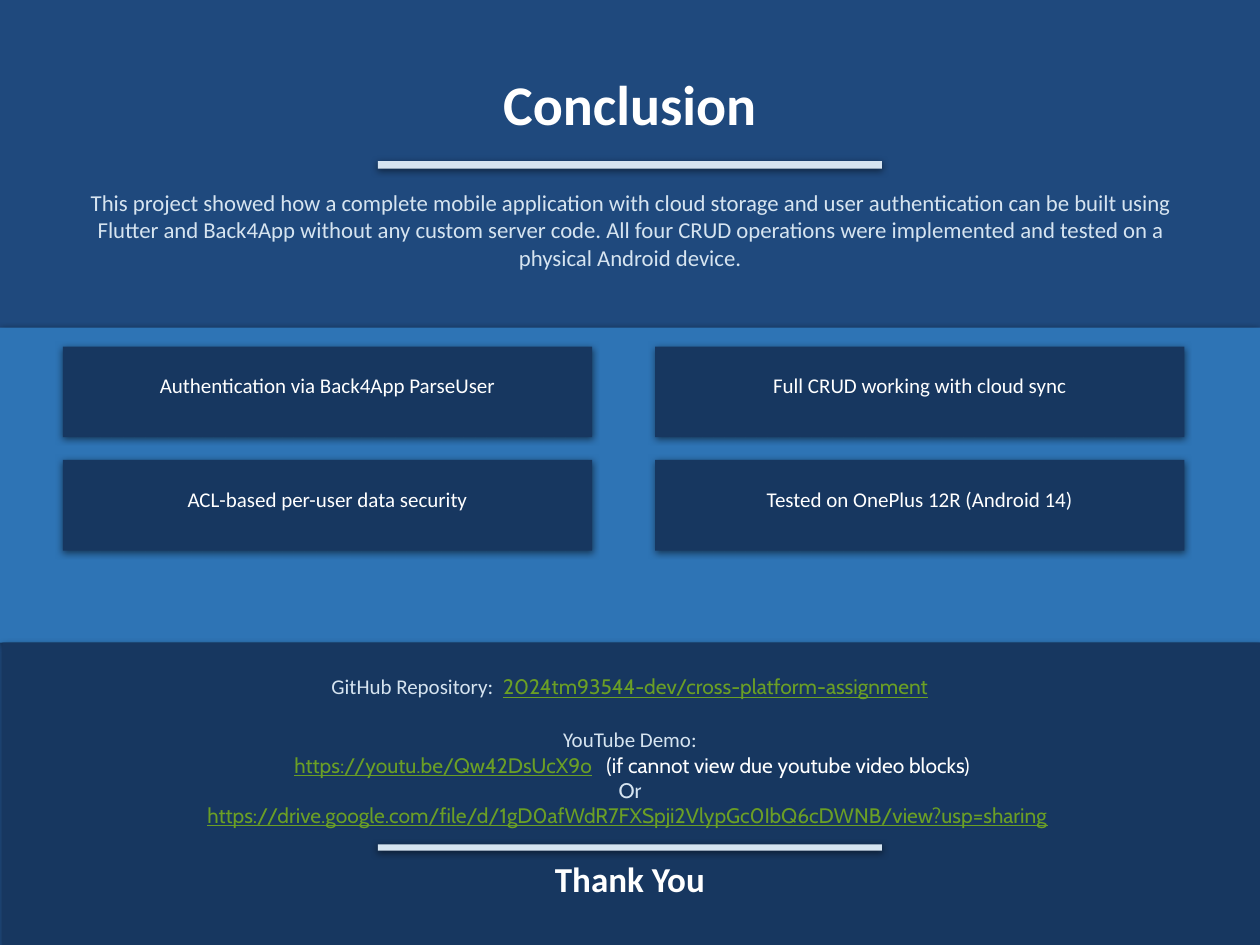
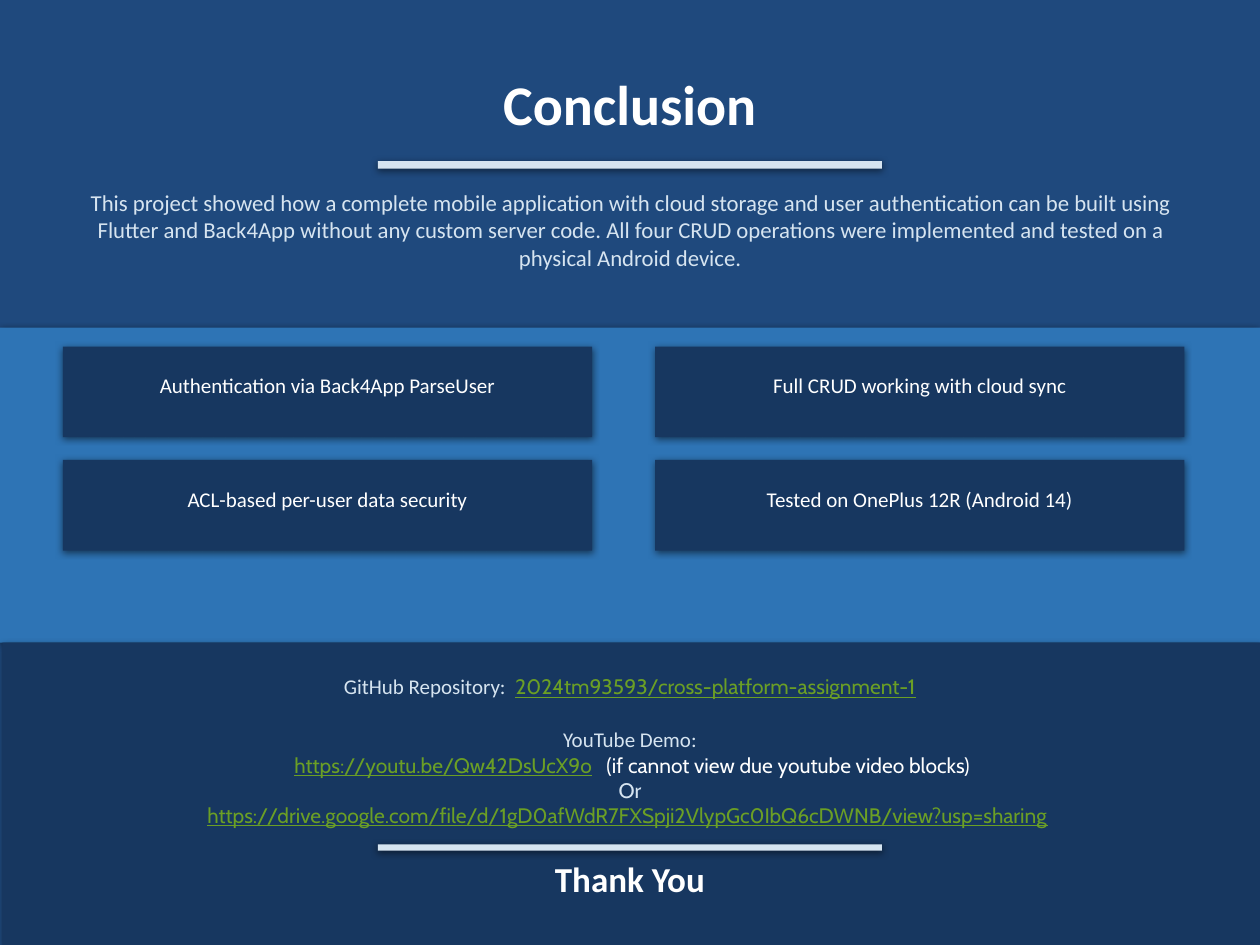
Before and after one commit to 2024tm93544-dev/cross-platform-assignment-1, a slide deck: slide 8 of Presentation and Vidoes/2024tm93544_CrossPlatformAssinment.pptx. Drawn at 1260x945 pixels with LibreOffice and Linux fonts; fonts in the diff are those of the drawing. Boxes give left, top, right and bottom in pixels: in the first picture for what was removed or moved away, otherwise in the second. Text is boxed around its words. In the diff, an @@ line names an element or a change of style, - is before the commit and + after.

Commit message:
Update PowerPoint presentation for Cross Platform Assignment and remove temporary file

```diff
--- a/Presentation and Vidoes/2024tm93544_CrossPlatformAssinment.pptx
+++ b/Presentation and Vidoes/2024tm93544_CrossPlatformAssinment.pptx
@@ text at (344,678,915,699): text changed @@
-GitHub Repository: 2024tm93544-dev/cross-platform-assignment
+GitHub Repository: 2024tm93593/cross-platform-assignment-1
```
Also in this commit, not shown: 1 other file.
